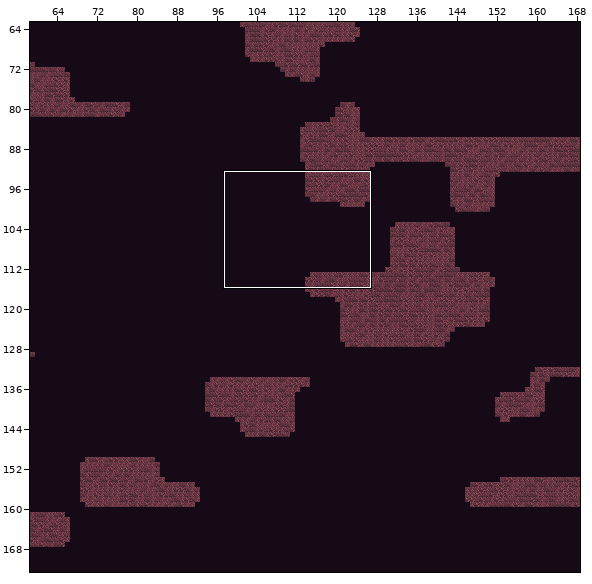
Two versions of a level (Tiled map, android/assets/maps/level1.tmx). Above, an overview of the earlier version with the close-up marked.
Close-up. As it was:
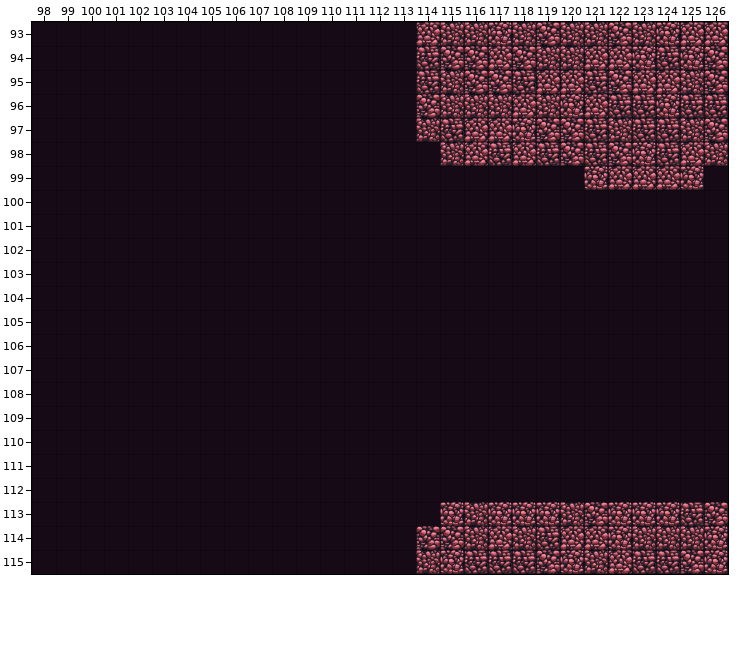
Cells are 64x64 px. Shown: x 98..126, y 93..115. The commit also changed other parts of the map, which this record leaves out.
Once edited:
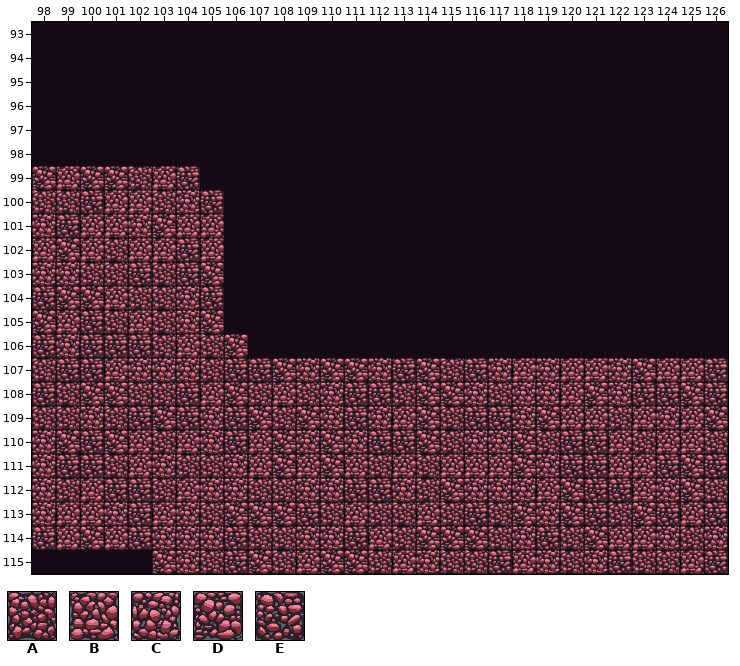
Key: from "tileMapGutter": A 5, B 6, C 7, D 8, E 9.
_ is an empty cell.
The edit:
{"where": "layer \"terrain\""}
{"y":93,"x":114,"old":"BAACADAADACBB","new":"_____________"}
{"y":94,"x":114,"old":"EDDBDAABBCECD","new":"_____________"}
{"y":95,"x":114,"old":"EADDEBBEDBBAD","new":"_____________"}
{"y":96,"x":114,"old":"DAAABACBEECEE","new":"_____________"}
{"y":97,"x":114,"old":"AEBBCDDEAEEAD","new":"_____________"}
{"y":98,"x":115,"old":"ABEBEDEDCEBA","new":"____________"}
{"y":99,"x":98,"old":"_______","new":"DBDDABE"}
{"y":99,"x":121,"old":"CBBBC","new":"_____"}
{"y":100,"x":98,"old":"________","new":"AAEBBACE"}
{"y":101,"x":98,"old":"________","new":"CEBBCDBB"}
{"y":102,"x":98,"old":"________","new":"BDBABBEB"}
{"y":103,"x":98,"old":"________","new":"CCAAEAED"}
{"y":104,"x":98,"old":"________","new":"EDDBAACE"}
{"y":105,"x":98,"old":"________","new":"DBEABACD"}
{"y":106,"x":98,"old":"_________","new":"ECEEEABAD"}
{"y":107,"x":98,"old":"_____________________________","new":"AEEBCCCAEEDCDDCEDAECBCBBCDBBE"}
{"y":108,"x":98,"old":"_____________________________","new":"EADDAAEBDABACEEADDCACCBDCEEDE"}
{"y":109,"x":98,"old":"_____________________________","new":"AACAEDECEDADCECBDAEECDBBABCBD"}
{"y":110,"x":98,"old":"_____________________________","new":"CDEDBABCEBDCDCEEDACCDAEEBABBA"}
{"y":111,"x":98,"old":"_____________________________","new":"CEEABCAACBDBDBABABBBDCEEBBEDE"}
{"y":112,"x":98,"old":"_____________________________","new":"CABEEABCCAACCEECADCCCBDEEBCDA"}
{"y":113,"x":98,"old":"_________________CACC","new":"CBBCEBCADDDEABAABAEAD"}
{"y":113,"x":120,"old":"ADCCCED","new":"DEADEBE"}
{"y":114,"x":98,"old":"________________","new":"EBDBECCCEAACCEBA"}
{"y":114,"x":116,"old":"ABA","new":"DAC"}
{"y":114,"x":120,"old":"BBCAA","new":"ADBBC"}
{"y":115,"x":103,"old":"___________ACE","new":"DCAEDABDDABCAA"}
{"y":115,"x":118,"old":"EDCABEEDC","new":"BCACEAABE"}
{"label":"changed","picture_box":[32,22,728,574]}
